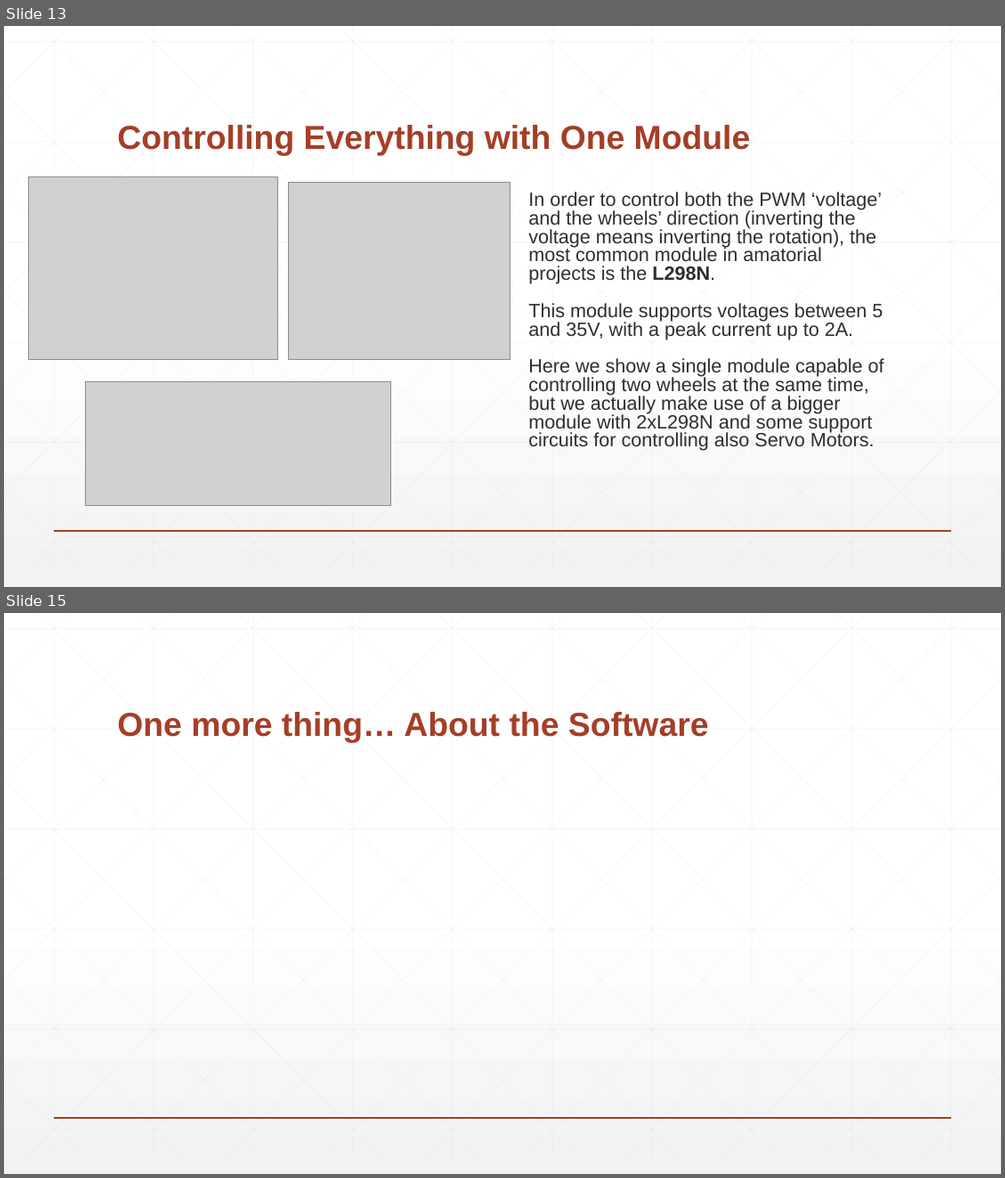
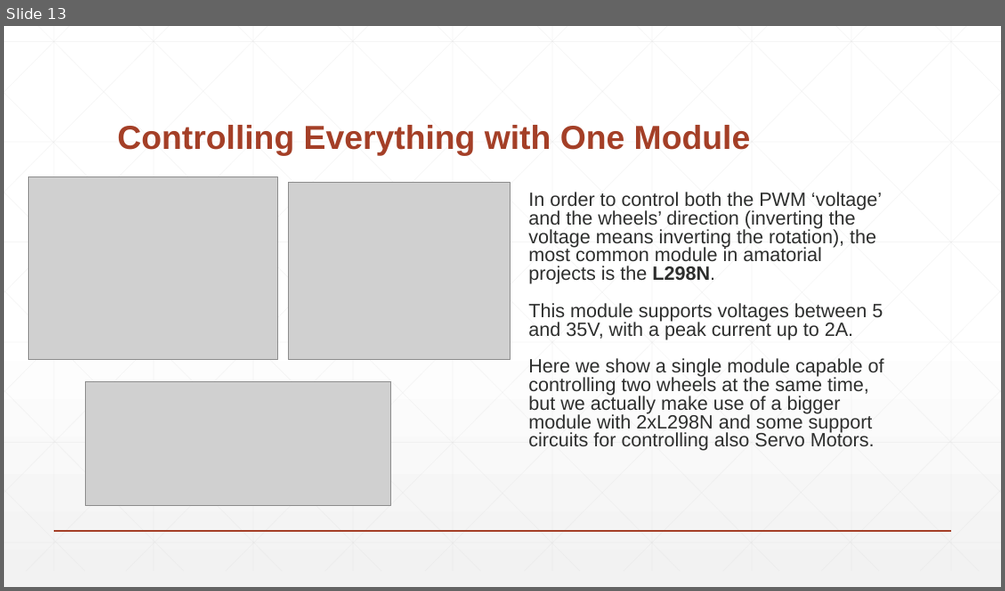
Before and after one commit to filippocastelli/uolli, a slide deck: Hardware_description.pptx. Shown one above the other, each under a label of ours: slides 13 and 15 before the commit, slide 13 after it; the slides between them are not shown. The pictures are 1005x1178 and 1005x591 pixels, drawn with LibreOffice and Linux fonts; fonts in the diff are those of the drawing; grey boxes stand for pictures. Boxes give left, top, right and bottom in pixels: in the first picture for what was removed or moved away, otherwise in the second. Text is boxed around its words. In the diff, an @@ line names an element or a change of style, - is before the commit and + after.

```diff
--- a/Hardware_description.pptx
+++ b/Hardware_description.pptx
@@ slide 15 removed at <box>4,613,1001,1174</box>, background gradient #FFFFFF to #F2F2F2; not listed: 47 template elements that a slide beside it also shows @@
@@ title removed at <box>117,712,709,743</box> @@
-One more thing… About the Software
```
Also in this commit, not shown: 4 slides changed, 2 slides added, 2 other slides removed.
